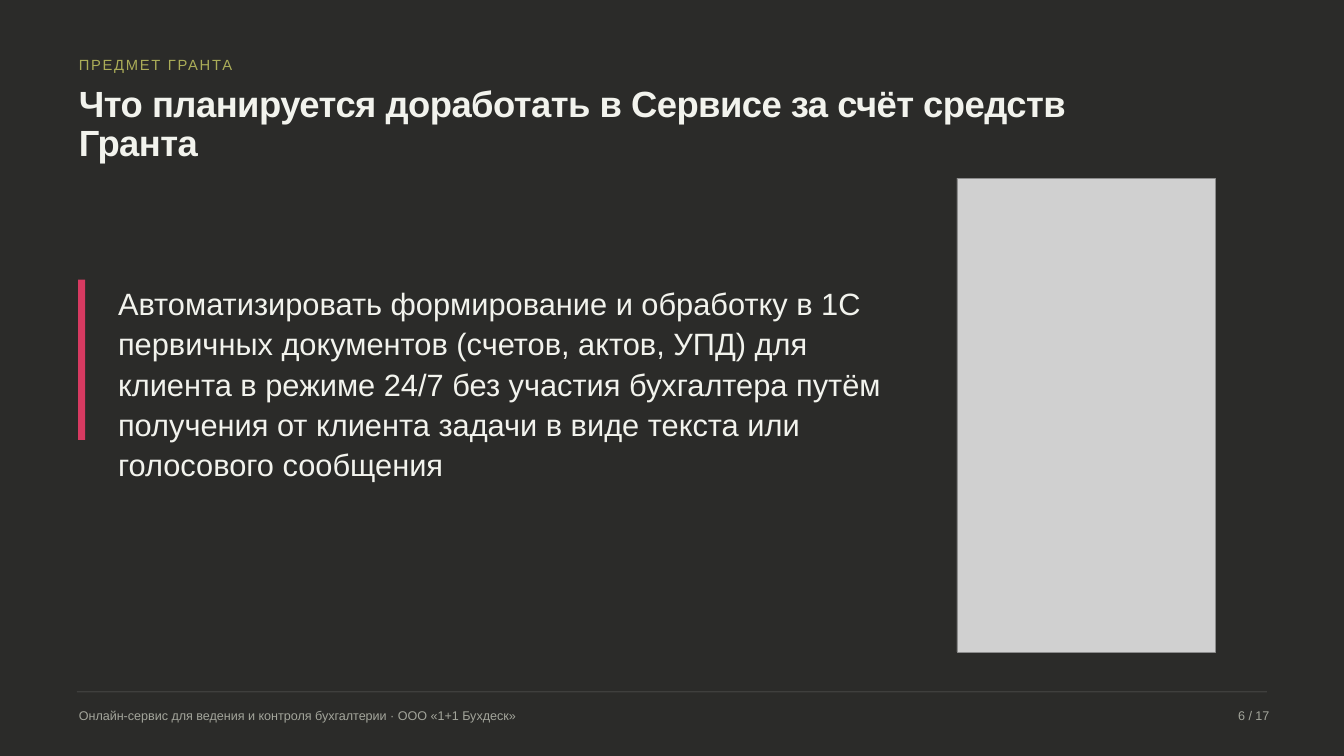
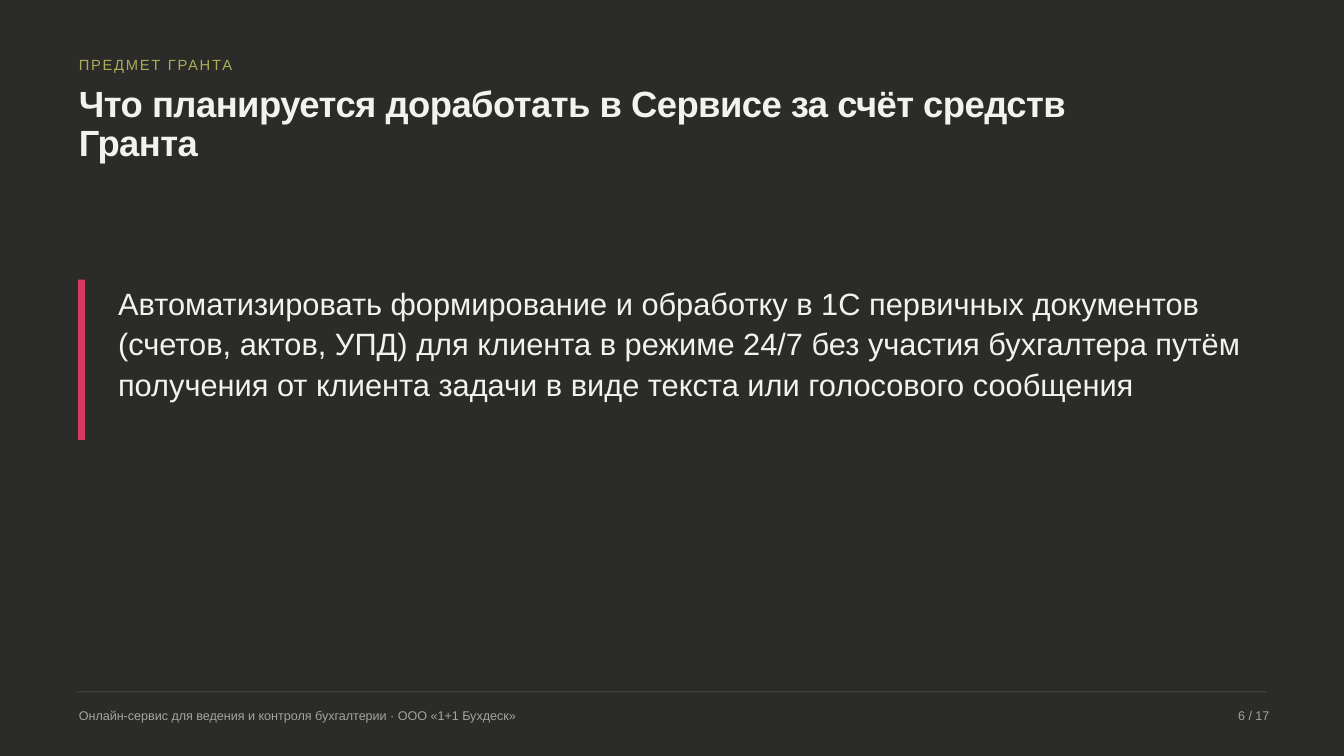
Before and after one commit to fagencymarketing-coder/Content, a slide deck: slide 6 of 05-content/prezentacii/grant-buhdesk/prezentaciya-grant-buhdesk-final.pptx. Drawn at 1344x756 pixels with LibreOffice and Linux fonts; fonts in the diff are those of the drawing; grey boxes stand for pictures. Boxes give left, top, right and bottom in pixels: in the first picture for what was removed or moved away, otherwise in the second. Text is boxed around its words. In the diff, an @@ line names an element or a change of style, - is before the commit and + after.

```diff
--- a/05-content/prezentacii/grant-buhdesk/prezentaciya-grant-buhdesk-final.pptx
+++ b/05-content/prezentacii/grant-buhdesk/prezentaciya-grant-buhdesk-final.pptx
@@ picture removed at box(957, 178, 1216, 652) @@
@@ text "Автоматизировать формирование и обработку в ..." rewrapped from box(118, 292, 880, 482) to box(118, 292, 1239, 401) @@
```
Also in this commit, not shown: 1 other file.
